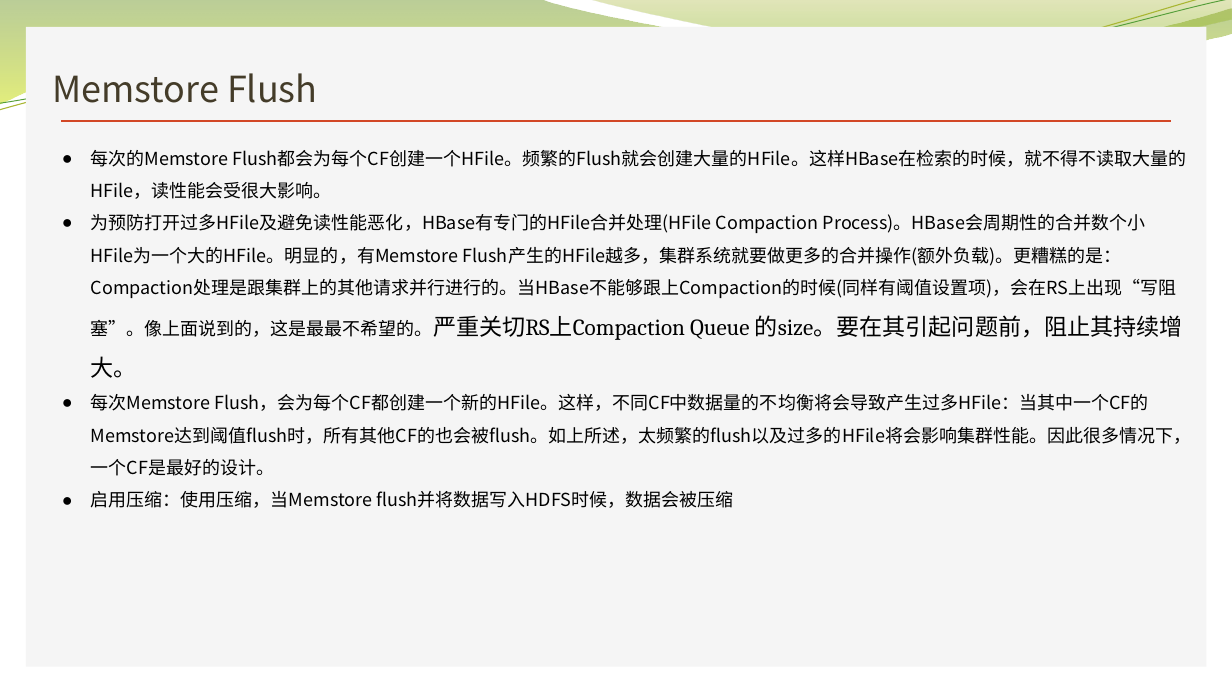
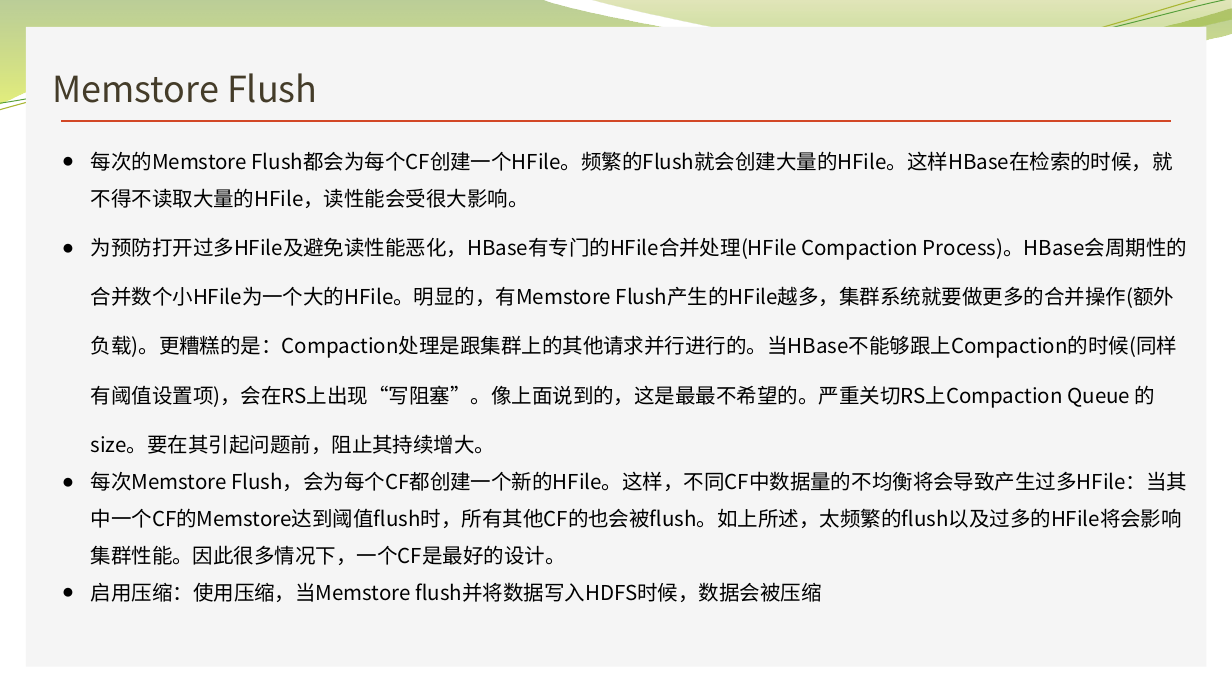
Before and after one commit to Zhangwusheng/Zhangwusheng.github.io, a slide deck: slide 17 of _posts/HBASE基本原理介绍副本2.pptx. Drawn at 1232x693 pixels with LibreOffice and Linux fonts; fonts in the diff are those of the drawing; background and template pictures are left out. Boxes give left, top, right and bottom in pixels: in the first picture for what was removed or moved away, otherwise in the second. Text is boxed around its words. In the diff, an @@ line names an element or a change of style, - is before the commit and + after.

```diff
--- a/_posts/HBASE基本原理介绍副本2.pptx
+++ b/_posts/HBASE基本原理介绍副本2.pptx
@@ text "每次的Memstore Flush都会为每个CF创建一个HFile。频繁的Flush就会创建大量的HFile。这样HBa ..." at [91,151,1187,602]: size 14 to 16 pt; size 18 to 16 pt, font Cambria to Noto Sans CJK SC in "Flush产生的HFile越多，集群系统就要做更多的合并操作(额外负载)。更糟糕的是：Compaction处理是跟集群上 ..."; line spacing 1.5 to 2 @@
```
Also in this commit, not shown: 12 other slides changed, 1 other file.
